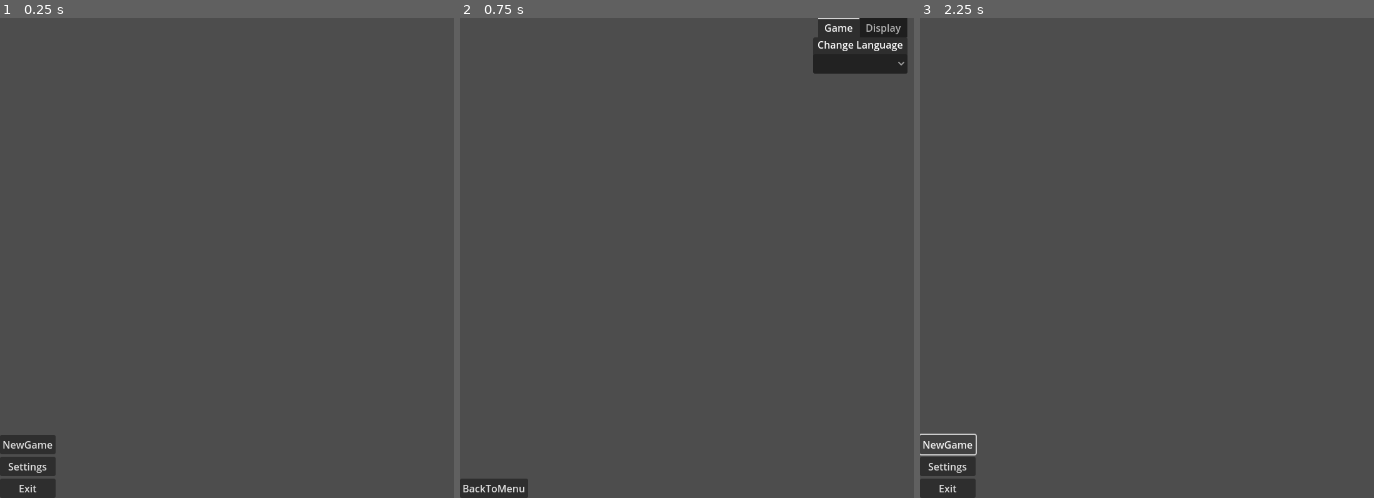
Above: before the commit, frames 1-3 (left to right).
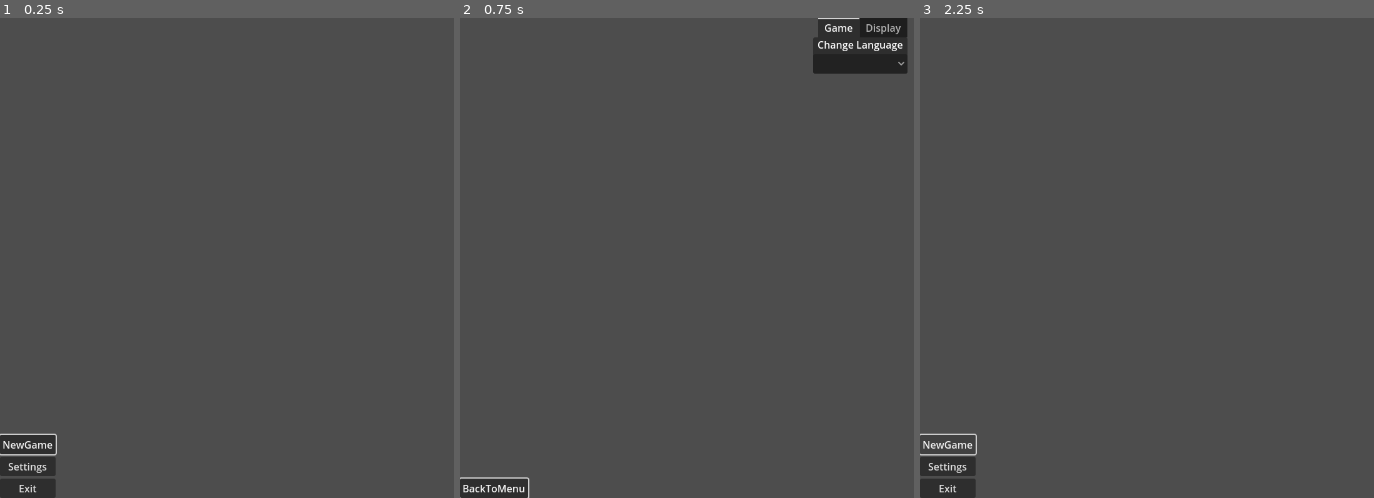
Above: after the commit, the same moments.

Repository: johmaru/BangDreamer
Game: Godot game, scene res://MainMenu.tscn
Two runs of this game, one before a commit and one after it. Both use one fixed random seed, a clock stepped at 60 frames per second and the inputs below.
Inputs:
- Up to frame 1 (0.25 s): no input
- Up to frame 2 (0.75 s): click "Settings" at 0.5 s
- Up to frame 3 (2.25 s): click "BackToMenu" at 1.25 s; click "NewGame" at 2 s

The runs differ from the first frame. In frame 1, 0.1% of the frame differs, in the area x 0-13%, y 86-92%; in frame 2, less than 0.1%; in frame 3, nothing differs.

Commit message:
キーボードで操作する機能を実装

Diff:
--- a/MainMenu.gd
+++ b/MainMenu.gd
@@ -2,7 +2,7 @@
 
 # Called when the node enters the scene tree for the first time.
 func _ready():
-	pass # Replace with function body.
+	$MarginContainer/VBoxContainer/NewGame.grab_focus()
 
 
 # Called every frame. 'delta' is the elapsed time since the previous frame.
@@ -17,6 +17,9 @@
 	get_tree().change_scene_to_file("res://MainMenuControlScene/SettingsMenu.tscn")
 
 func _input(event):
+	var NewGameBTN = $MarginContainer/VBoxContainer/NewGame
+	var SettingsBTN = $MarginContainer/VBoxContainer/Settings
+	var ExitBTN = $MarginContainer/VBoxContainer/Exit
 	if event is InputEventKey and event.pressed:
 		if event.keycode == KEY_ESCAPE:
 			$QuitMenu.visible = true
@@ -28,3 +31,7 @@
 
 func _on_quit_no_button_pressed():
 	$QuitMenu.visible = false
+
+
+func _on_new_game_focus_entered():
+	$MarginContainer/VBoxContainer/NewGame.DRAW_HOVER
--- a/MainMenu.tscn
+++ b/MainMenu.tscn
@@ -52,17 +52,22 @@
 
 [node name="NewGame" type="Button" parent="MarginContainer/VBoxContainer"]
 layout_mode = 2
+focus_neighbor_bottom = NodePath("../Settings")
 text = "NEWGAME"
 
 [node name="Settings" type="Button" parent="MarginContainer/VBoxContainer"]
 layout_mode = 2
+focus_neighbor_top = NodePath("../NewGame")
+focus_neighbor_bottom = NodePath("../Exit")
 text = "SETTINGS"
 
 [node name="Exit" type="Button" parent="MarginContainer/VBoxContainer"]
 layout_mode = 2
+focus_neighbor_top = NodePath("../Settings")
 text = "EXIT"
 
 [connection signal="pressed" from="QuitMenu/QuitYesButton" to="." method="_on_quit_yes_button_pressed"]
 [connection signal="pressed" from="QuitMenu/QuitNoButton" to="." method="_on_quit_no_button_pressed"]
+[connection signal="focus_entered" from="MarginContainer/VBoxContainer/NewGame" to="." method="_on_new_game_focus_entered"]
 [connection signal="pressed" from="MarginContainer/VBoxContainer/Settings" to="." method="_on_settings_pressed"]
 [connection signal="pressed" from="MarginContainer/VBoxContainer/Exit" to="." method="_on_exit_pressed"]
--- a/MainMenuControlScene/SettingsMenu.gd
+++ b/MainMenuControlScene/SettingsMenu.gd
@@ -3,7 +3,8 @@
 
 # Called when the node enters the scene tree for the first time.
 func _ready():
-	set_process(true)
+	$TOPMarginContainer/VBoxContainer.FOCUS_ALL
+	$BUTTOMMarginContainer/VBoxContainer/Back.grab_focus()
 
 # Called every frame. 'delta' is the elapsed time since the previous frame.
 func _process(_delta):
@@ -59,3 +60,11 @@
 	if event is InputEventKey and event.pressed:
 		if event.keycode == KEY_ESCAPE:
 			get_tree().change_scene_to_file("res://MainMenu.tscn")
+
+
+func _on_res_change_button_focus_entered():
+	$TOPMarginContainer/VBoxContainer/TabContainer.current_tab = 1
+
+
+func _on_lang_button_focus_entered():
+	$TOPMarginContainer/VBoxContainer/TabContainer.current_tab = 0
--- a/MainMenuControlScene/SettingsMenu.tscn
+++ b/MainMenuControlScene/SettingsMenu.tscn
@@ -37,6 +37,8 @@
 
 [node name="LangButton" type="OptionButton" parent="TOPMarginContainer/VBoxContainer/TabContainer/Game"]
 layout_mode = 2
+focus_neighbor_right = NodePath("../../Display/ResChangeButton")
+focus_neighbor_bottom = NodePath("../../../../../BUTTOMMarginContainer/VBoxContainer/Back")
 item_count = 2
 popup/item_0/text = "English"
 popup/item_0/id = 0
@@ -55,6 +57,8 @@
 
 [node name="ResChangeButton" type="OptionButton" parent="TOPMarginContainer/VBoxContainer/TabContainer/Display"]
 layout_mode = 2
+focus_neighbor_left = NodePath("../../Game/LangButton")
+focus_neighbor_bottom = NodePath("../FullScreenButton")
 item_count = 3
 popup/item_0/text = "1920x1080"
 popup/item_0/id = 0
@@ -65,6 +69,8 @@
 
 [node name="FullScreenButton" type="CheckButton" parent="TOPMarginContainer/VBoxContainer/TabContainer/Display"]
 layout_mode = 2
+focus_neighbor_top = NodePath("../ResChangeButton")
+focus_neighbor_bottom = NodePath("../../../../../BUTTOMMarginContainer/VBoxContainer/Back")
 text = "FullScreenButton"
 alignment = 1
 
@@ -80,10 +86,13 @@
 
 [node name="Back" type="Button" parent="BUTTOMMarginContainer/VBoxContainer"]
 layout_mode = 2
+focus_neighbor_top = NodePath("../../../TOPMarginContainer/VBoxContainer/TabContainer/Game/LangButton")
 text = "BACK"
 
 [connection signal="resized" from="." to="." method="_on_resized"]
+[connection signal="focus_entered" from="TOPMarginContainer/VBoxContainer/TabContainer/Game/LangButton" to="." method="_on_lang_button_focus_entered"]
 [connection signal="item_selected" from="TOPMarginContainer/VBoxContainer/TabContainer/Game/LangButton" to="." method="_on_lang_button_item_selected"]
+[connection signal="focus_entered" from="TOPMarginContainer/VBoxContainer/TabContainer/Display/ResChangeButton" to="." method="_on_res_change_button_focus_entered"]
 [connection signal="item_selected" from="TOPMarginContainer/VBoxContainer/TabContainer/Display/ResChangeButton" to="." method="_on_option_button_item_selected"]
 [connection signal="toggled" from="TOPMarginContainer/VBoxContainer/TabContainer/Display/FullScreenButton" to="." method="_on_full_screen_button_toggled"]
 [connection signal="pressed" from="BUTTOMMarginContainer/VBoxContainer/Back" to="." method="_on_button_pressed"]
--- a/project.godot
+++ b/project.godot
@@ -10,7 +10,7 @@
 
 [application]
 
-config/name="Bang Dreamer"
+config/name="IdolGrandMaster"
 run/main_scene="res://MainMenu.tscn"
 config/features=PackedStringArray("4.1", "Forward Plus")
 config/icon="res://icon.svg"
